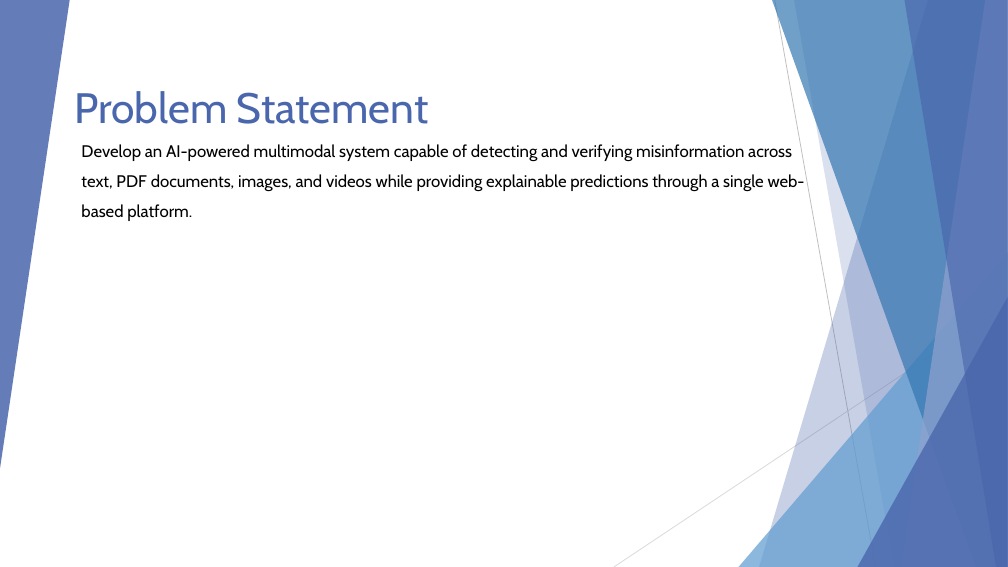
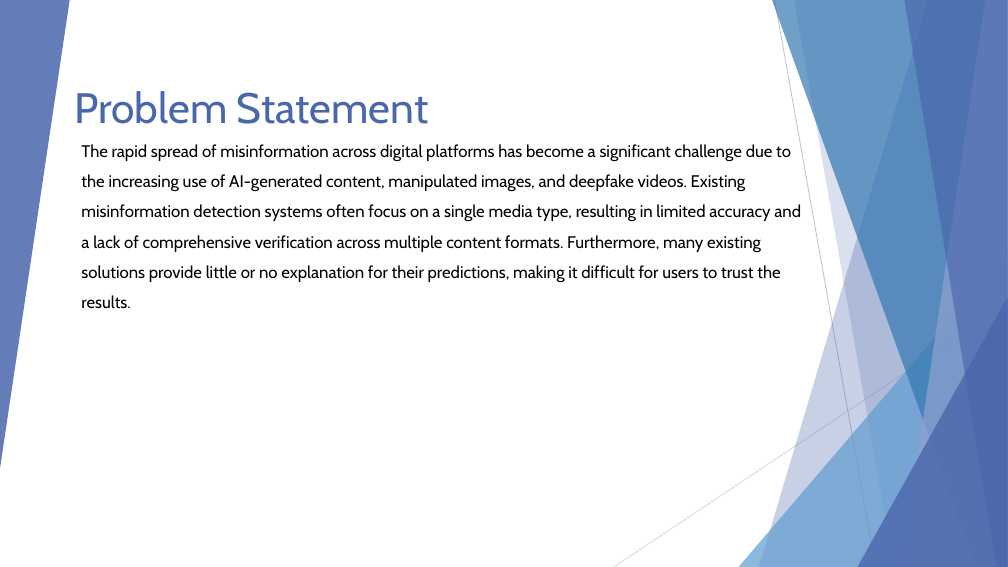
Before and after one commit to nemuelsam/S7C23_27_PROJECT_GROUPNO11_AI-Powered-Multimodal-Misinformation-Detection-and-Verification-System, a slide deck: slide 4 of AI-Powered Multimodal Misinformation Detection and Verification System.pptx. Drawn at 1008x567 pixels with LibreOffice and Linux fonts; fonts in the diff are those of the drawing. Boxes give left, top, right and bottom in pixels: in the first picture for what was removed or moved away, otherwise in the second. Text is boxed around its words. In the diff, an @@ line names an element or a change of style, - is before the commit and + after.

```diff
--- a/AI-Powered Multimodal Misinformation Detection and Verification System.pptx
+++ b/AI-Powered Multimodal Misinformation Detection and Verification System.pptx
@@ subtitle at <box>81,144,801,309</box>: text changed @@
-Develop an AI-powered multimodal system capable of detecting and verifying misinformation across text, PDF documents, images, and videos while providing explainable predictions through a single web-based platform.
+The rapid spread of misinformation across digital platforms has become a significant challenge due to the increasing use of AI-generated content, manipulated images, and deepfake videos. Existing misinformation detection systems often focus on a single media type, resulting in limited accuracy and a lack of comprehensive verification across multiple content formats. Furthermore, many existing solutions provide little or no explanation for their predictions, making it difficult for users to trust the results.
```
Also in this commit, not shown: 4 other slides changed, 1 slide added, 3 other files.
